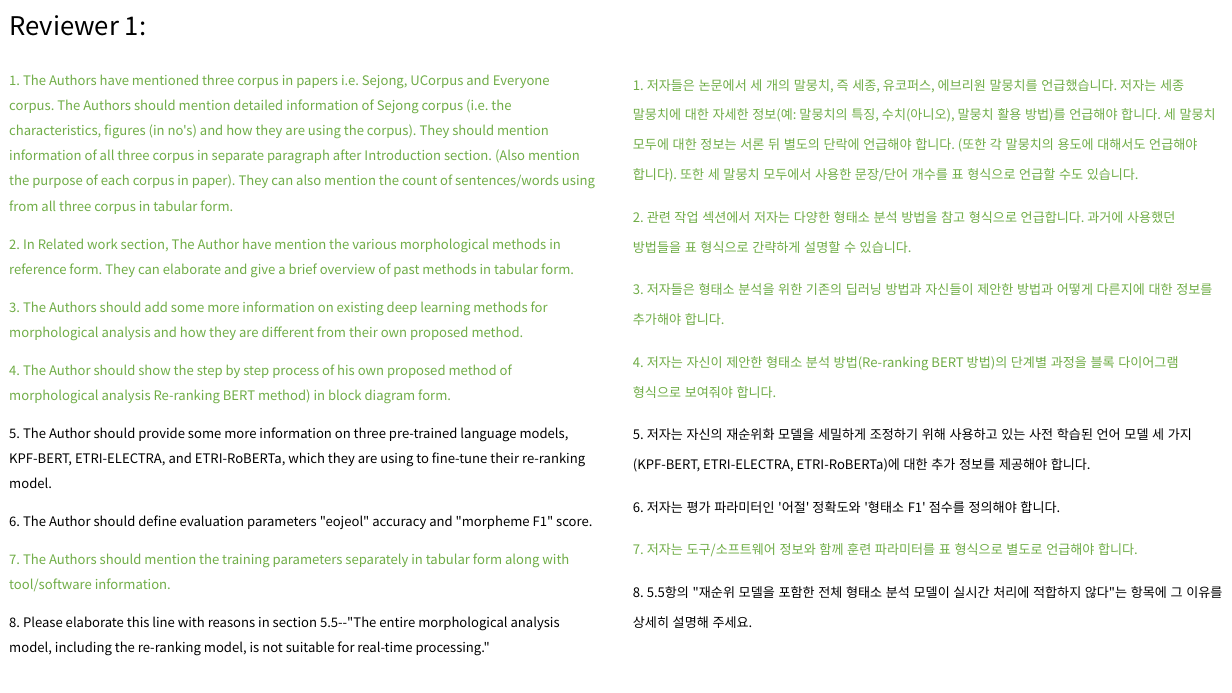
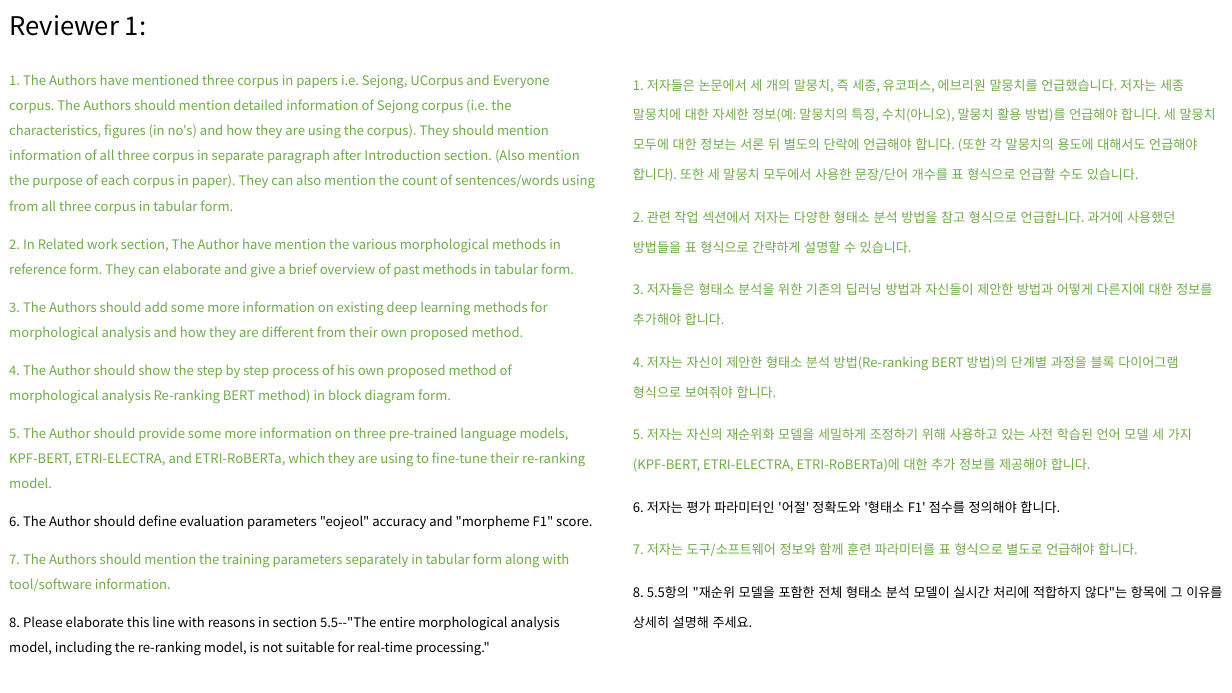
Before and after one commit to chrisjihee/ETRIJ-24.02, a slide deck: slide 2 of contents/review.pptx. Drawn at 1232x693 pixels with LibreOffice and Linux fonts; fonts in the diff are those of the drawing. Boxes give left, top, right and bottom in pixels: in the first picture for what was removed or moved away, otherwise in the second. Text is boxed around its words. In the diff, an @@ line names an element or a change of style, - is before the commit and + after.

Commit message:
* Add some explanation for KPF-BERT, ETRI-ELECTRA, ETRI-RoBERTa

```diff
--- a/contents/review.pptx
+++ b/contents/review.pptx
@@ text at (9,427,585,488): text colour #000000 to #70AD47 in "5. The Author should provide some more ..." @@
@@ text at (633,428,1192,472): text colour #000000 to #70AD47 in "5. 저자는 자신의 재순위화 모델을 세밀하게 조정하기 ..." @@
```
Also in this commit, not shown: 2 other files.
